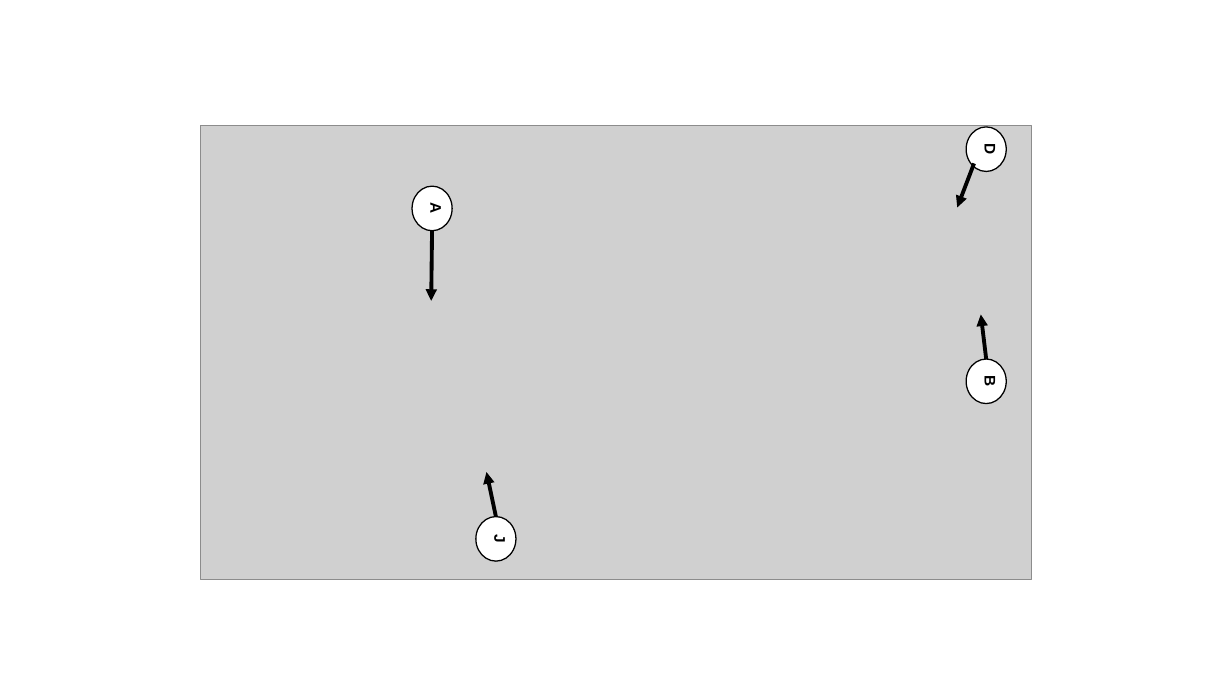
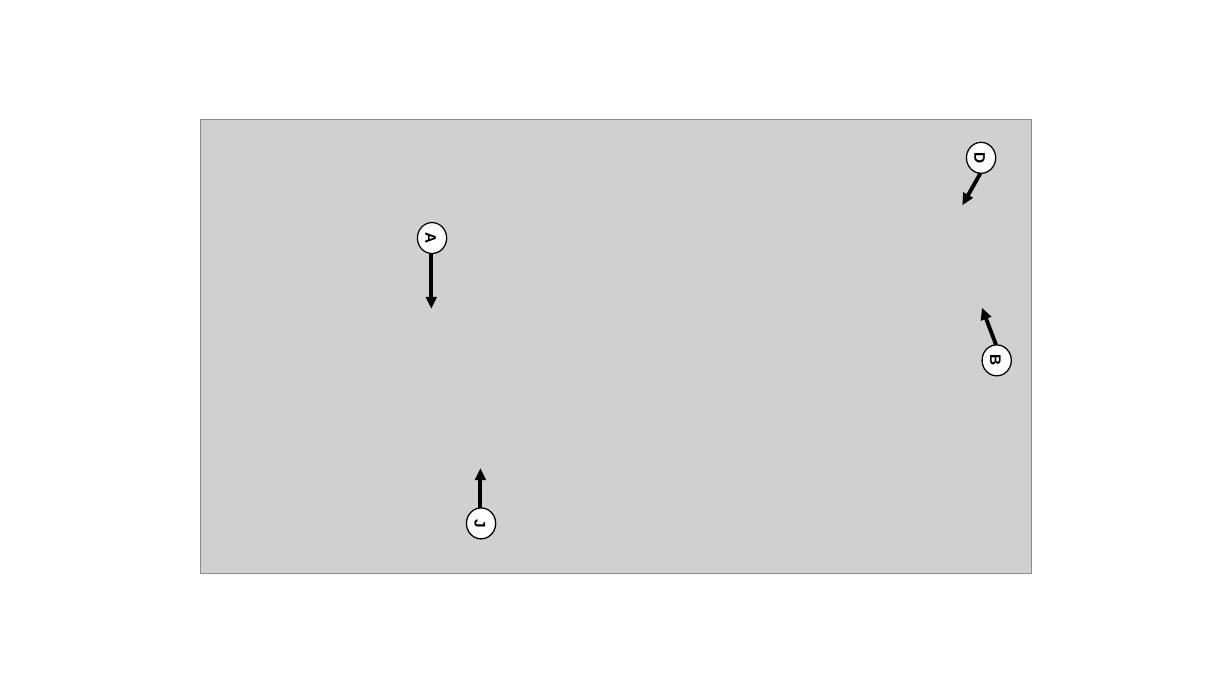
Before and after one commit to emilah-png/Bachelor, a slide deck: slide 4 of Hydraulic drawing/Crane_booms_with_names.pptx. Drawn at 1232x693 pixels with LibreOffice and Linux fonts; fonts in the diff are those of the drawing; grey boxes stand for pictures. Boxes give left, top, right and bottom in pixels: in the first picture for what was removed or moved away, otherwise in the second. Text is boxed around its words. In the diff, an @@ line names an element or a change of style, - is before the commit and + after.

```diff
--- a/Hydraulic drawing/Crane_booms_with_names.pptx
+++ b/Hydraulic drawing/Crane_booms_with_names.pptx
@@ picture: place and size @@
-picture at bbox=[200, 125, 1032, 579]
+picture at bbox=[200, 120, 1032, 573]
@@ text "D": place and size @@
-text "D" at bbox=[981, 145, 998, 154]
+text "D" at bbox=[971, 153, 988, 163]
@@ ellipse: place and size @@
-ellipse at bbox=[966, 127, 1006, 171]
+ellipse at bbox=[967, 142, 996, 174]
@@ arrow moved from (974, 164) - (958, 208) to (981, 174) - (963, 205) @@
@@ text "A": place and size @@
-text "A" at bbox=[427, 204, 444, 213]
+text "A" at bbox=[422, 233, 439, 243]
@@ ellipse: place and size @@
-ellipse at bbox=[413, 186, 452, 231]
+ellipse at bbox=[418, 223, 447, 254]
@@ arrow moved from (433, 231) - (432, 301) to (432, 253) - (432, 309) @@
@@ arrow moved from (986, 360) - (982, 314) to (996, 345) - (982, 308) @@
@@ text "B": place and size @@
-text "B" at bbox=[981, 377, 998, 386]
+text "B" at bbox=[987, 356, 1004, 365]
@@ ellipse: place and size @@
-ellipse at bbox=[966, 359, 1006, 403]
+ellipse at bbox=[982, 345, 1012, 376]
@@ arrow moved from (496, 517) - (487, 472) to (481, 508) - (481, 469) @@
@@ text "J": place and size @@
-text "J" at bbox=[491, 535, 508, 542]
+text "J" at bbox=[471, 519, 488, 527]
@@ ellipse: place and size @@
-ellipse at bbox=[476, 516, 516, 561]
+ellipse at bbox=[467, 508, 496, 540]
```
Also in this commit, not shown: 1 other slide changed, 1 other file.
